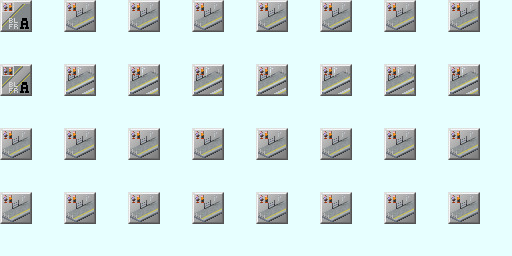
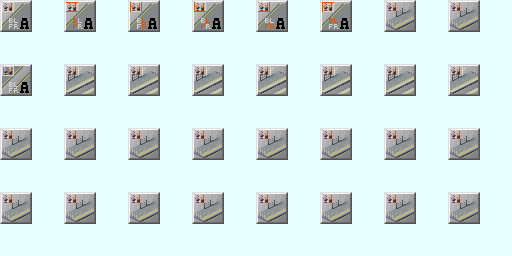
The second 512px x 256px image is a revision of the first. Changes to its layers:
added group "Angle_LB" with 10 layers in group "Angle_Single_Series" over [322, 2, 350, 30]
added layer "貼り付けられたレイヤー #19" in group "Angle_LB" over [322, 2, 350, 30]
added group "Fence_Region #6" with 4 layers in group "Angle_LB" over [322, 2, 338, 29]
added layer "Fence #6" in group "Angle_LB" over [322, 2, 338, 29]
added layer "Icons #6" in group "Angle_LB" over [322, 4, 350, 30]
added layer "貼り付けられたレイヤー #21" in group "Angle_LB" over [322, 2, 350, 30]
added group "Angle_FR" with 10 layers in group "Angle_Single_Series" over [258, 2, 286, 30]
added layer "貼り付けられたレイヤー #16" in group "Angle_FR" over [258, 2, 286, 30]
added group "Fence_Region #5" with 4 layers in group "Angle_FR" over [258, 2, 274, 29]
added layer "FR_R #5" in group "Fence_Region #5" over [258, 2, 274, 29]
added layer "Icons #5" in group "Angle_FR" over [258, 4, 286, 30]
added layer "貼り付けられたレイヤー #18" in group "Angle_FR" over [258, 2, 286, 30]
added group "Angle_FL" with 10 layers in group "Angle_Single_Series" over [194, 2, 222, 30]
added layer "貼り付けられたレイヤー #13" in group "Angle_FL" over [194, 2, 222, 30]
added layer "Icons #4" in group "Angle_FL" over [194, 4, 222, 30]
added layer "貼り付けられたレイヤー #15" in group "Angle_FL" over [194, 2, 222, 30]
added group "Angle_LR" with 10 layers in group "Angle_Single_Series" over [130, 2, 158, 30]
added layer "貼り付けられたレイヤー #10" in group "Angle_LR" over [130, 2, 158, 30]
added layer "Icons #3" in group "Angle_LR" over [130, 4, 158, 30]
added layer "貼り付けられたレイヤー #12" in group "Angle_LR" over [130, 2, 158, 30]
added group "Angle_FB" with 10 layers in group "Angle_Single_Series" over [66, 2, 94, 30]
added layer "貼り付けられたレイヤー #7" in group "Angle_FB" over [66, 2, 94, 30]
added layer "Icons #2" in group "Angle_FB" over [66, 4, 94, 30]
added layer "貼り付けられたレイヤー #9" in group "Angle_FB" over [66, 2, 94, 30]
…and 21 more changes (21 added)
